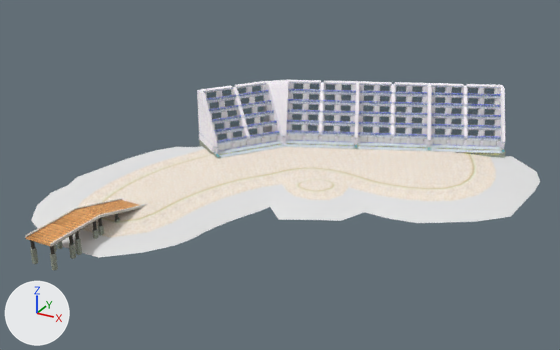
Before and after pictures for a commit that changed the OBJ model SonicGame3Dv3/res/Models/EmeraldCoast/Chunk1.obj.
Camera for both pictures: a camera (50 mm lens) standing at (630.0, -2313.0, 966.0) and looking at (-392.0, -456.0, 38.0). Every picture has the same lights, and +X, +Y and +Z are marked at lower left. Where no turn or scale is listed for an object, it has been applied to the vertices.

The first picture shows 'Chunk1'.
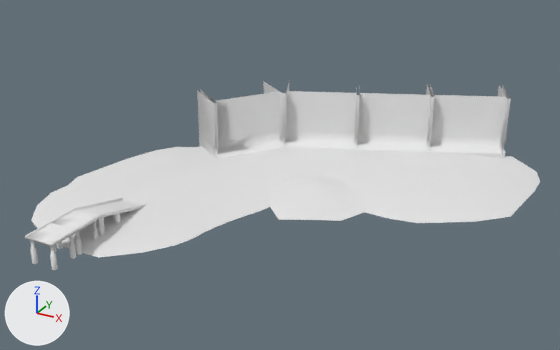
Boxes (x1, y1, x2, y2) around the edits, measured in the pictures (560 x 350 px):
'Chunk1', reshaped: before (25, 80, 540, 270); after (25, 81, 540, 270)
part 1 of me_chunk1, added: after (295, 179, 336, 193)
part 2 of me_chunk1, deleted: before (206, 89, 501, 151)
part 3 of me_chunk1, cut back: before (197, 80, 505, 206); after (81, 82, 511, 236)
part 4 of me_chunk1, recoloured: (199, 134, 215, 152) in both
part 5 of me_chunk1, recoloured: (78, 147, 496, 238) in both
part 6 of me_chunk1, recoloured: before (98, 153, 478, 225); after (109, 155, 468, 225)
part 7 of me_chunk1, recoloured: (30, 221, 97, 255) in both
part 8 of me_chunk1, recoloured: (54, 198, 124, 221) in both
part 9 of me_chunk1, recoloured: (25, 204, 147, 247) in both
part 10 of me_chunk1, recoloured (orange to white): (26, 200, 139, 246) in both
part 11 of me_chunk1, recoloured: after (218, 96, 285, 151)
part 12 of me_chunk1, recoloured: (30, 230, 99, 270) in both
part 13 of me_chunk1, recoloured: (25, 198, 146, 244) in both

Edits to the bpy script that builds the scene:
```text
Change me_chunk1:
    remove me_chunk1.from_pydata(...)  # 3577 vertices, 5534 faces; spans x -1008.0..276.0, y -1122.0..282.0, z -25.0..186.0
    remove me_chunk1.materials.append(mat_material_bd73f8_002)  # picture img_sea1_19_png
    remove me_chunk1.materials.append(mat_material_c1aca8_002)  # picture img_sea1_17_png
    remove me_chunk1.materials.append(mat_material_bcd4f4_002)  # picture img_sea1_20_png
    remove me_chunk1.materials.append(mat_material_be31b0_002)  # picture img_sea1_6_png
    remove me_chunk1.materials.append(mat_material_be30fc_002)  # picture img_sea1_1_png
    remove me_chunk1.materials.append(mat_material_bea2a0_002)  # picture img_sea1_21_png
    remove me_chunk1.materials.append(mat_material_be2618_002)  # picture img_sea1_34_png
    remove me_chunk1.materials.append(mat_material_bec908_002)  # picture img_m32_cos003_png
    remove me_chunk1.materials.append(mat_material_bea250_002)  # picture img_sea1_18_png
    remove me_chunk1.materials.append(mat_material_be30d4_002)  # picture img_sea1_5_png
    remove me_chunk1.materials.append(mat_material_b9567c_001)  # white #e7e7e7
    remove me_chunk1.materials.append(mat_material_be3200_002)  # picture img_sea1_mado2_png
    remove me_chunk1.materials.append(mat_material_c1acd0_002)  # white #e7e7e7
    remove me_chunk1.materials.append(mat_material_bea23c_002)  # picture img_sea1_15_png
    remove me_chunk1.materials.append(mat_material_be3160_002)  # picture img_sea_4_png
    remove me_chunk1.materials.append(mat_material_be25dc_002)  # picture img_sea1_9_png
    remove me_chunk1.materials.append(mat_material_be25a0_002)  # picture img_sea1_14_png
    remove me_chunk1.materials.append(mat_material_be3110_002)  # picture img_sea1_10_png
    add me_chunk1.from_pydata(...)  # 1123 vertices, 1667 faces; spans x -1008.0..276.0, y -1122.0..282.0, z -25.0..186.0
    me_chunk1 part 1: a new loose piece of 26 vertices spanning x -363.0..-244.0, y -447.0..-339.0, z -2.0..1.0
    me_chunk1 part 2: 46 loose pieces with 672 vertices, spanning x -772.0..109.0, y -335.0..241.0, z 10.0..165.0, are deleted
    me_chunk1 part 3: 3 vertices moved from x -698.0..-691.0, y -335.0..-326.0, z 10.0..14.0 to x -698.0..-630.0, y -335.0..-242.0, z 46.0..186.0; 1979 vertices removed from x -811.0..128.0, y -508.0..282.0, z -10.0..186.0; 171 vertices added at x -814.0..128.0, y -941.0..157.0, z -25.0..186.0
    me_chunk1 part 4: 22 faces spanning x -811.0..128.0, y -357.0..282.0, z 10.0..32.0 switch from mat_material_bcd4cc_002 (picture img_sea1_12_png) to no material
    me_chunk1 part 5: 290 faces spanning x -869.0..157.0, y -942.0..111.0, z -10.0..6.0 switch from mat_material_b030f8_001 (picture img_m128_cos020_png) to no material
    me_chunk1 part 6: 216 faces spanning x -814.0..102.0, y -887.0..85.0, z -2.0..6.0 switch from mat_material_b06da4_001 (picture img_m128_cos012_png) to no material
    me_chunk1 part 7: 144 faces spanning x -742.0..-666.0, y -1115.0..-865.0, z 6.0..45.0 switch from mat_material_bcd51c_002 (picture img_sea1_25_png) to no material
    me_chunk1 part 8: 11 faces spanning x -744.0..-664.0, y -1122.0..-748.0, z 0.0..54.0 switch from mat_material_bec91c_002 (picture img_sea1_29_png) to no material
    me_chunk1 part 9: 42 faces spanning x -748.0..-660.0, y -1122.0..-748.0, z -6.0..54.0 switch from mat_material_bd5ce0_002 (picture img_sea1_16_png) to no material
    me_chunk1 part 10: 29 faces spanning x -748.0..-660.0, y -1122.0..-748.0, z -6.0..51.0 switch from mat_material_bcd4b8_002 (picture img_m128_cos026_png) to no material
    me_chunk1 part 11: 4 faces spanning x -698.0..-526.0, y -335.0..-71.0, z 0.0..186.0 switch from mat_material_be258c_002 (picture img_sea1_2_png) to no material
    me_chunk1 part 12: 168 faces spanning x -811.0..137.0, y -1117.0..282.0, z -25.0..18.0 switch from mat_material_bae808_002 (picture img_m64_cos007_png) to no material
    me_chunk1 part 13: 26 faces spanning x -748.0..-660.0, y -1122.0..-748.0, z 0.0..54.0 switch from mat_material_bd6550_002 (picture img_sea1_28_png) to no material
```
